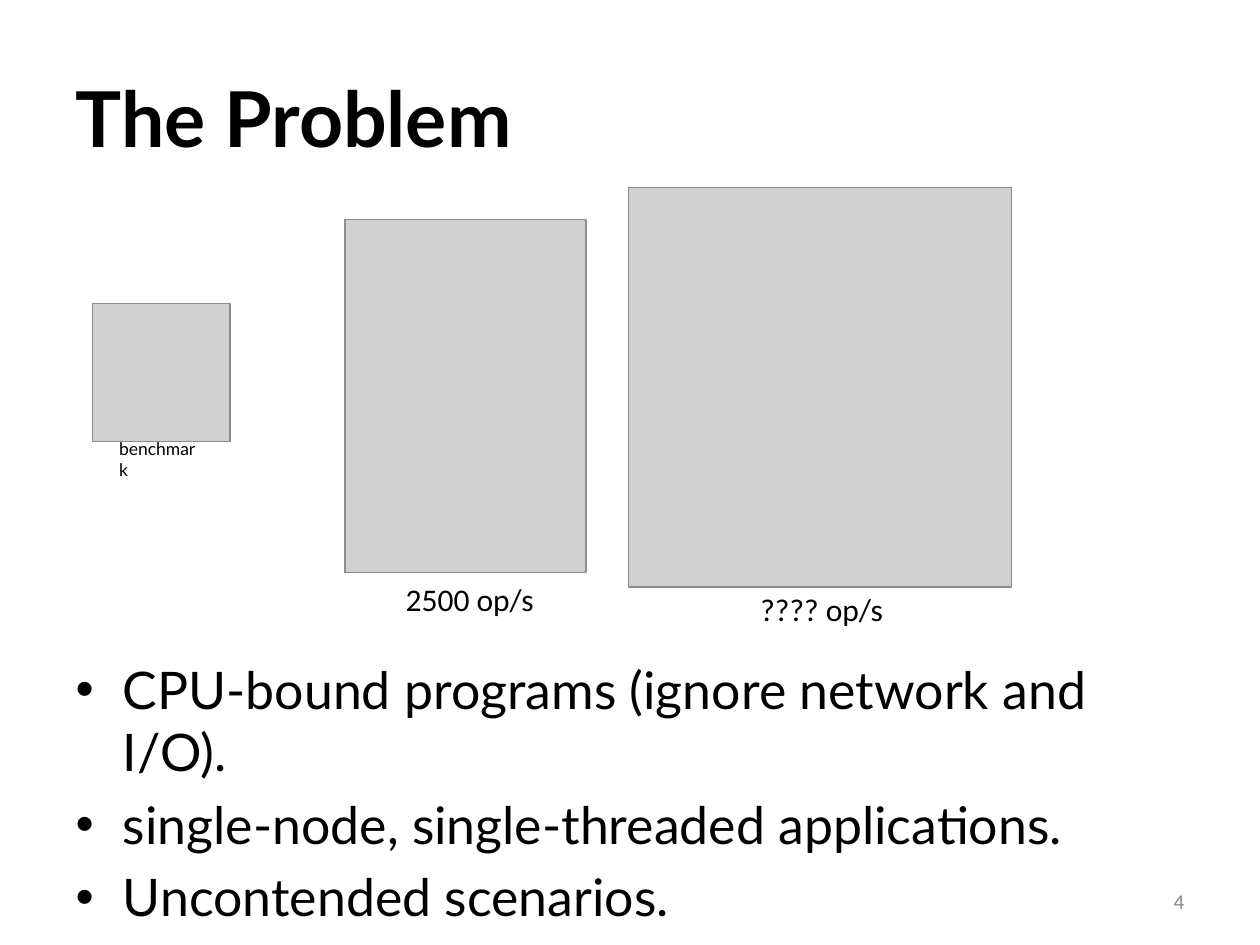
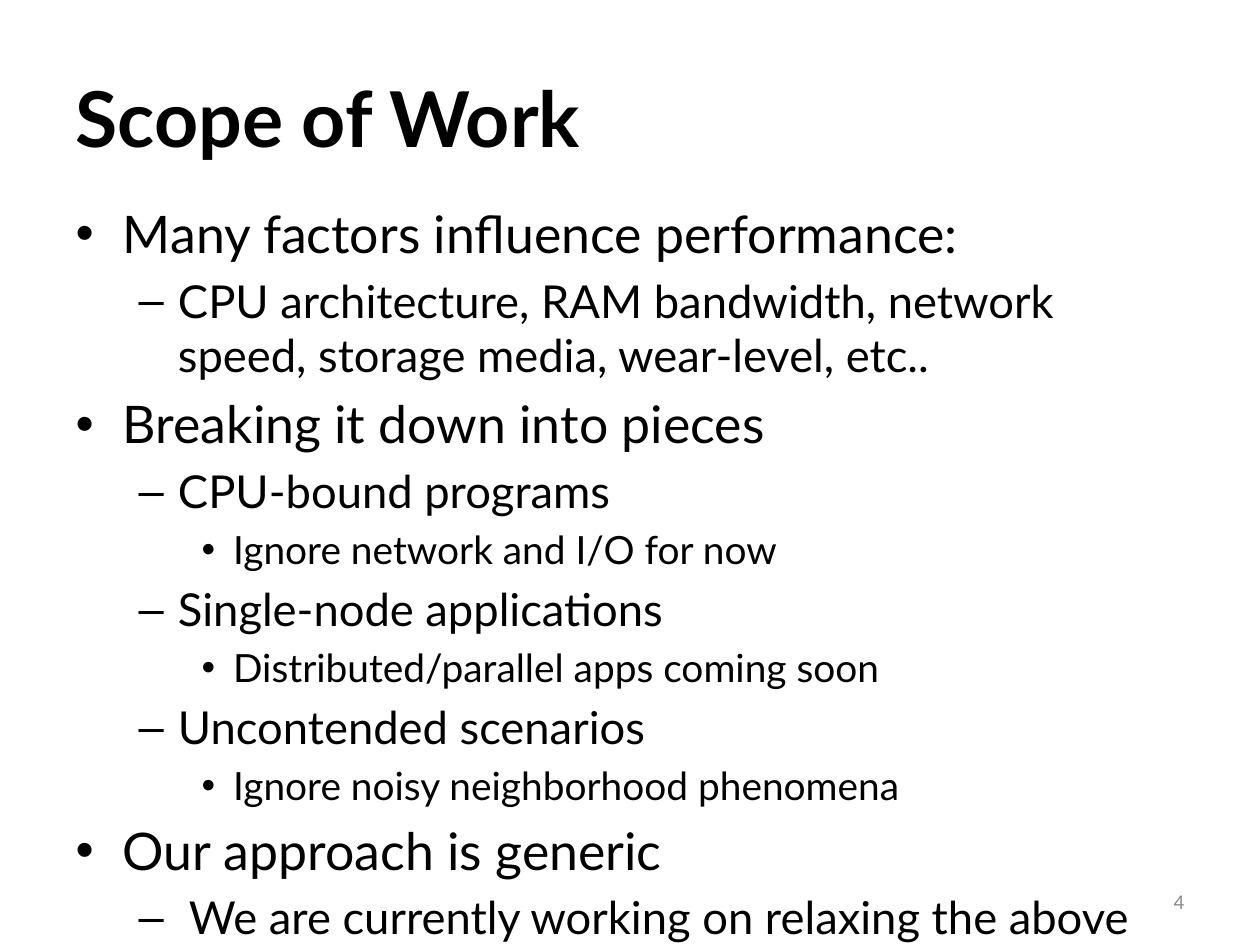
Before and after one commit to ivotron/varsys16, a slide deck: slide 4 of slides.pptx. Drawn at 1260x945 pixels with LibreOffice and Linux fonts; fonts in the diff are those of the drawing; grey boxes stand for pictures. Boxes give left, top, right and bottom in pixels: in the first picture for what was removed or moved away, otherwise in the second. Text is boxed around its words. In the diff, an @@ line names an element or a change of style, - is before the commit and + after.

```diff
--- a/slides.pptx
+++ b/slides.pptx
@@ title at [76, 89, 580, 160]: text changed @@
-The Problem
+Scope of Work
@@ picture removed at [629, 188, 1012, 587] @@
@@ text at [123, 215, 1129, 943]: text changed; size 29.6 to 25.9 pt @@
-• CPU-bound programs (ignore network and I/O).
-• single-node, single-threaded applications.
-• Uncontended scenarios.
+• Many factors influence performance:
+  – CPU architecture, RAM bandwidth, network speed, storage media, wear-level, etc..
+• Breaking it down into pieces
+  – CPU-bound programs
+    • Ignore network and I/O for now
+  – Single-node applications
+    • Distributed/parallel apps coming soon
+  – Uncontended scenarios
+    • Ignore noisy neighborhood phenomena
+• Our approach is generic
+  – We are currently working on relaxing the above
@@ picture removed at [345, 219, 586, 572] @@
@@ picture removed at [92, 304, 229, 441] @@
@@ text removed at [107, 432, 215, 466] @@
-benchmark
@@ text removed at [406, 589, 534, 616] @@
-2500 op/s
@@ text removed at [826, 599, 883, 626] @@
-???? op/s
```
Also in this commit, not shown: 18 other slides changed, 3 slides added, 3 slides removed.
